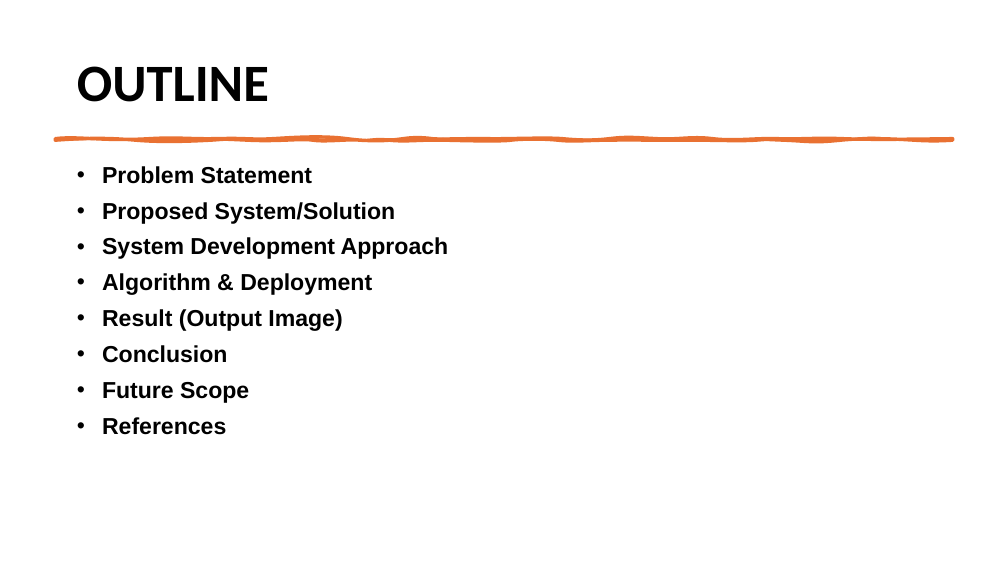
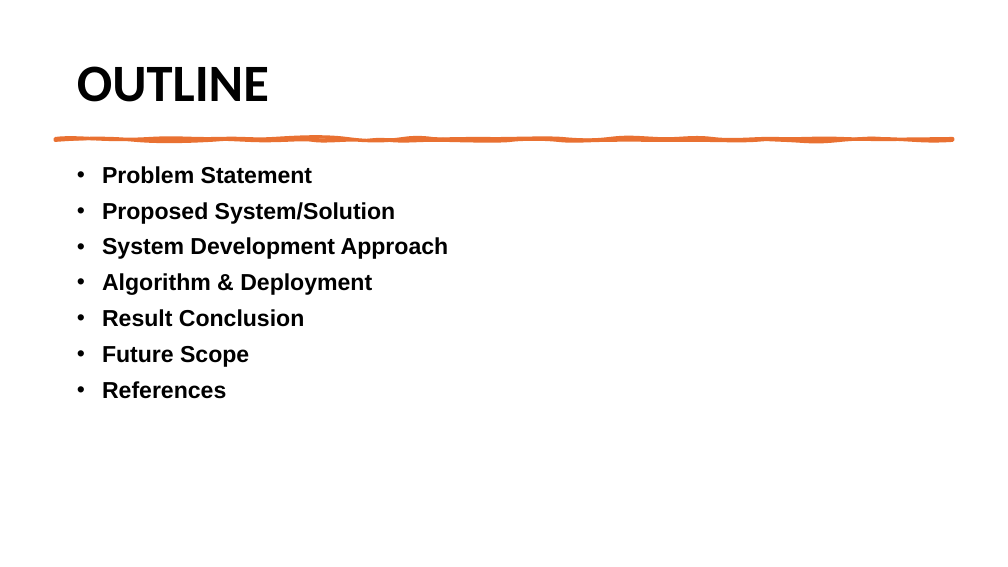
Before and after one commit to yashmane0/Employee_Absenteeism, a slide deck: slide 2 of Project_Presentation_MS_AI.pptx. Drawn at 1008x567 pixels with LibreOffice and Linux fonts; fonts in the diff are those of the drawing. Boxes give left, top, right and bottom in pixels: in the first picture for what was removed or moved away, otherwise in the second. Text is boxed around its words. In the diff, an @@ line names an element or a change of style, - is before the commit and + after.

```diff
--- a/Project_Presentation_MS_AI.pptx
+++ b/Project_Presentation_MS_AI.pptx
@@ text at [102,309,304,327]: text changed @@
-• Result (Output Image)
-• Conclusion
+• Result Conclusion
```
Also in this commit, not shown: 2 other slides changed, 1 slide added, 3 other files.
